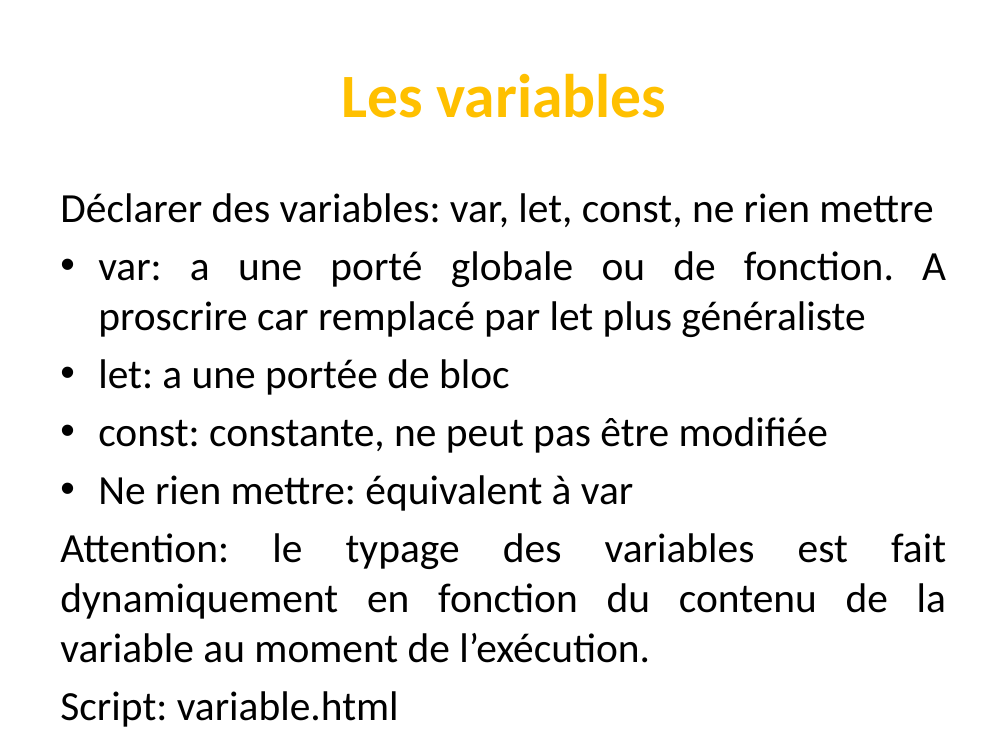
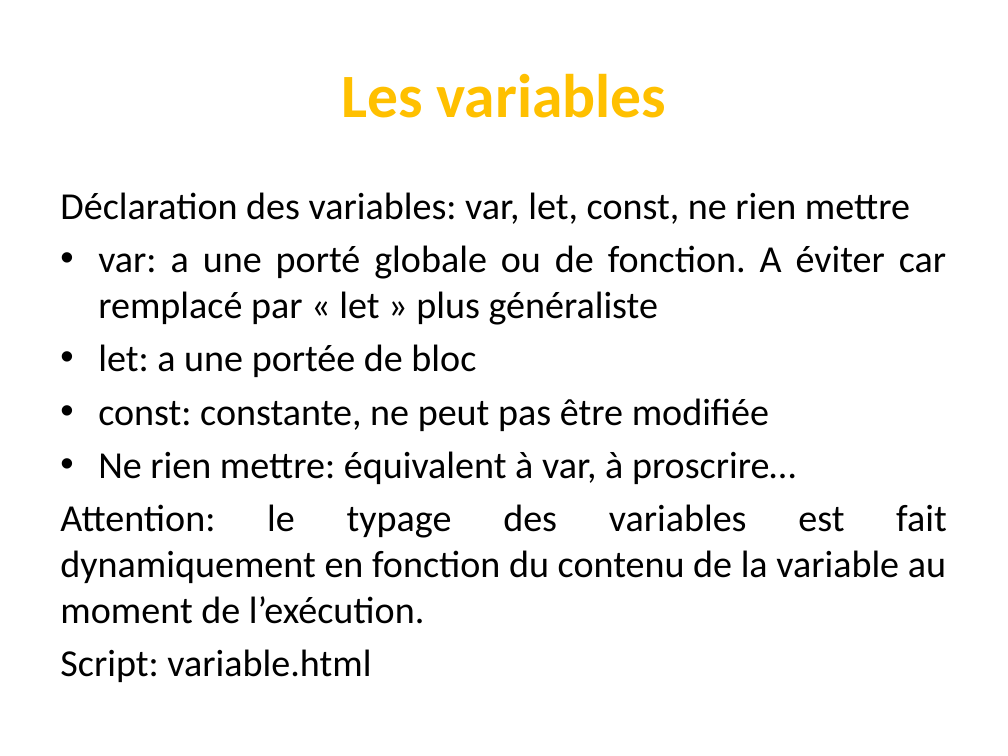
Before and after one commit to codeRoomMarseille/JavaScript_20180914, a slide deck: slide 13 of javascript.pptx. Drawn at 1008x756 pixels with LibreOffice and Linux fonts; fonts in the diff are those of the drawing. Boxes give left, top, right and bottom in pixels: in the first picture for what was removed or moved away, otherwise in the second. Text is boxed around its words. In the diff, an @@ line names an element or a change of style, - is before the commit and + after.

```diff
--- a/javascript.pptx
+++ b/javascript.pptx
@@ text at [60,192,946,325]: text changed; size 29.6 to 27.2 pt @@
-Déclarer des variables: var, let, const, ne rien mettre
-• var: a une porté globale ou de fonction. A proscrire car remplacé par let plus généraliste
+Déclaration des variables: var, let, const, ne rien mettre
+• var: a une porté globale ou de fonction. A éviter car remplacé par « let » plus généraliste
@@ text at [60,344,947,682]: size 29.6 to 27.2 pt in "let: a une portée de bloc", "const: constante, ne peut pas être modifiée", "Attention: le typage des variables est fait ...", "Script: variable.html" @@
@@ text at [98,451,796,484]: text changed; size 29.6 to 27.2 pt @@
-• Ne rien mettre: équivalent à var
+• Ne rien mettre: équivalent à var, à proscrire…
```
Also in this commit, not shown: 21 other slides changed.
